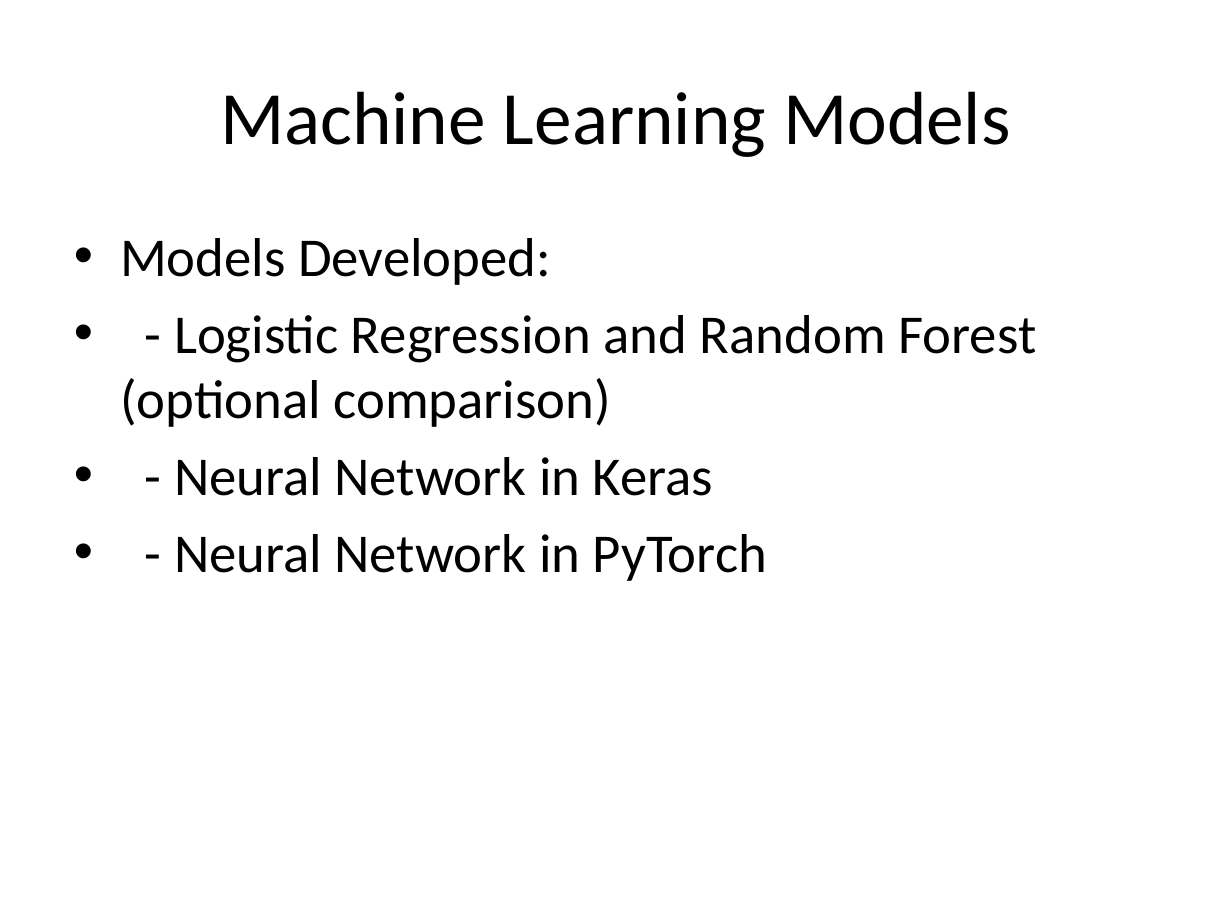
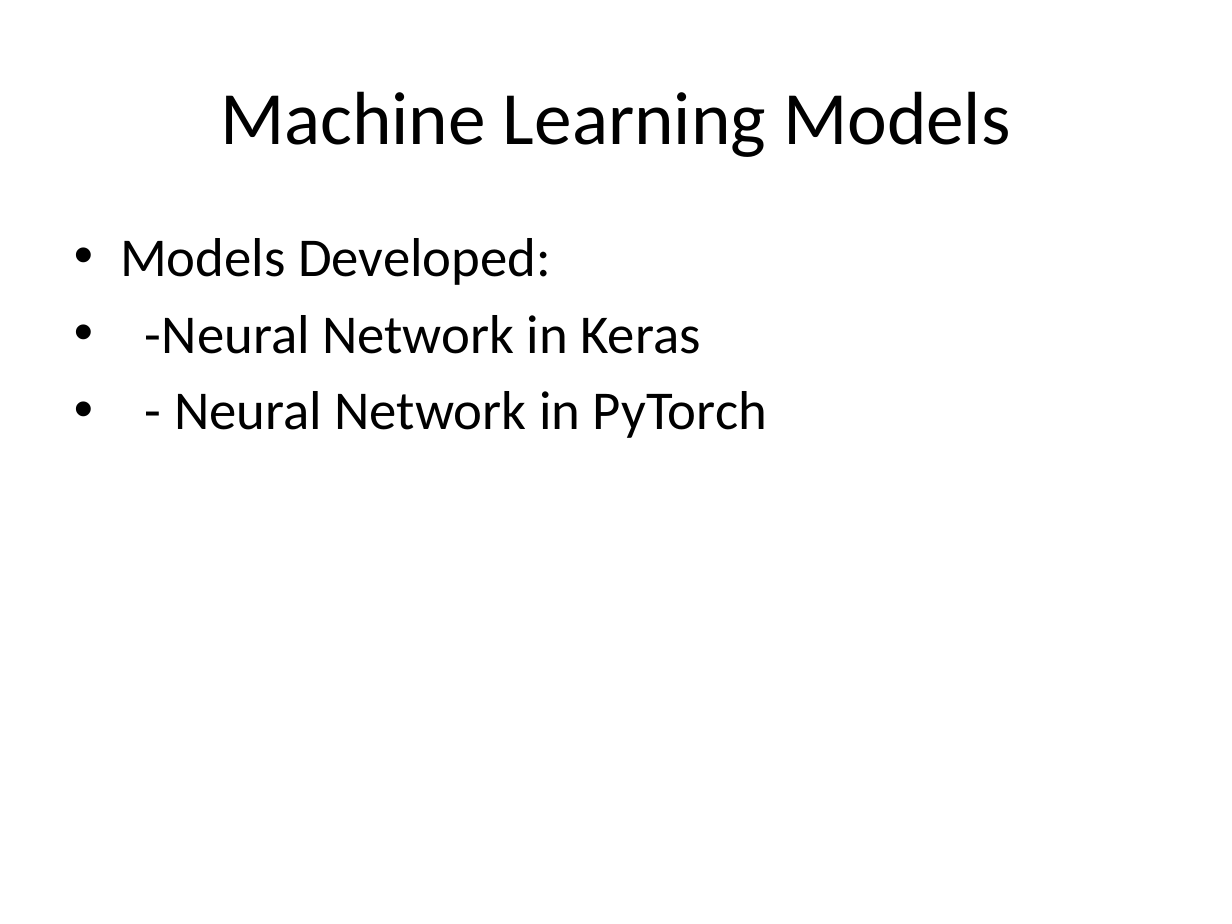
Before and after one commit to rdon11306/Final_Poject, a slide deck: slide 6 of Financial_Data_Analysis_Presentation.pptx (slide 5 before the commit). Drawn at 1232x924 pixels with LibreOffice and Linux fonts; fonts in the diff are those of the drawing. Boxes give left, top, right and bottom in pixels: in the first picture for what was removed or moved away, otherwise in the second. Text is boxed around its words. In the diff, an @@ line names an element or a change of style, - is before the commit and + after.

```diff
--- a/Financial_Data_Analysis_Presentation.pptx
+++ b/Financial_Data_Analysis_Presentation.pptx
@@ text at <box>145,315,700,354</box>: text changed @@
-• - Logistic Regression and Random Forest (optional comparison)
-• - Neural Network in Keras
+• -Neural Network in Keras
```
Also in this commit, not shown: 4 other slides changed, 2 slides added.
